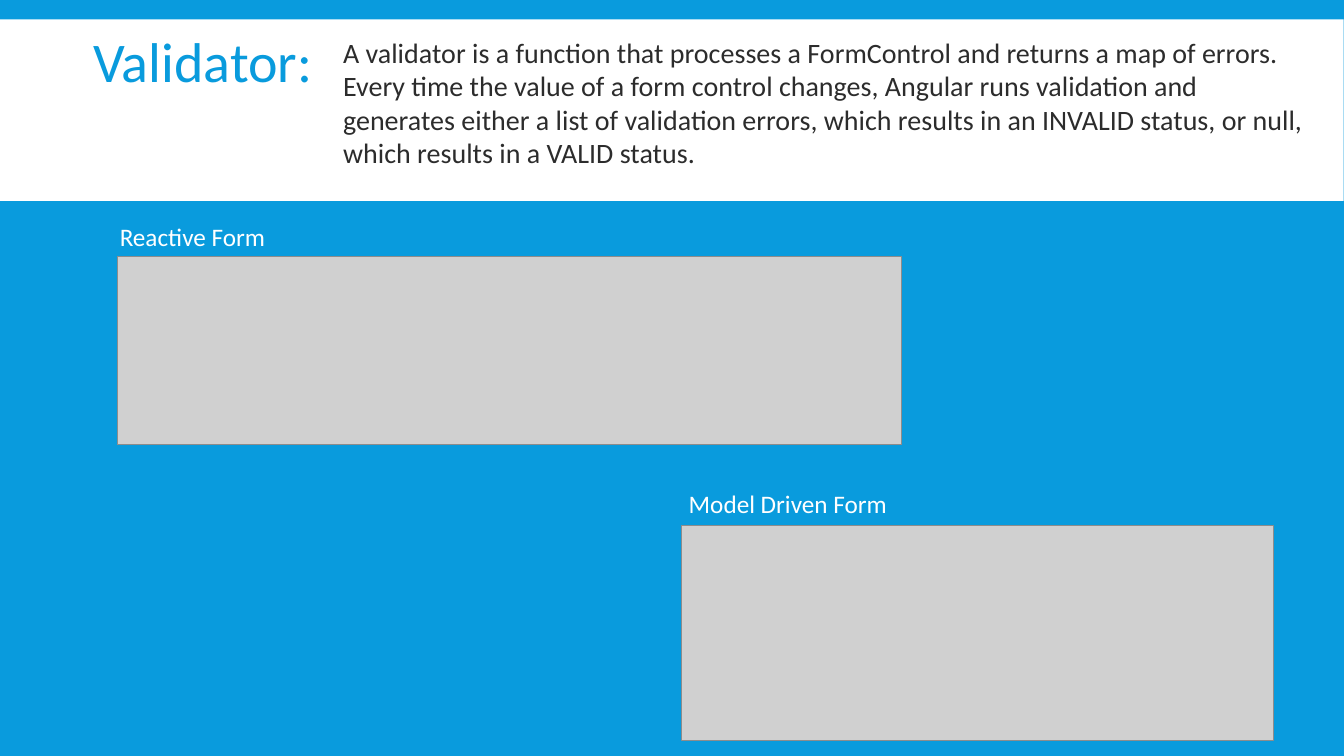
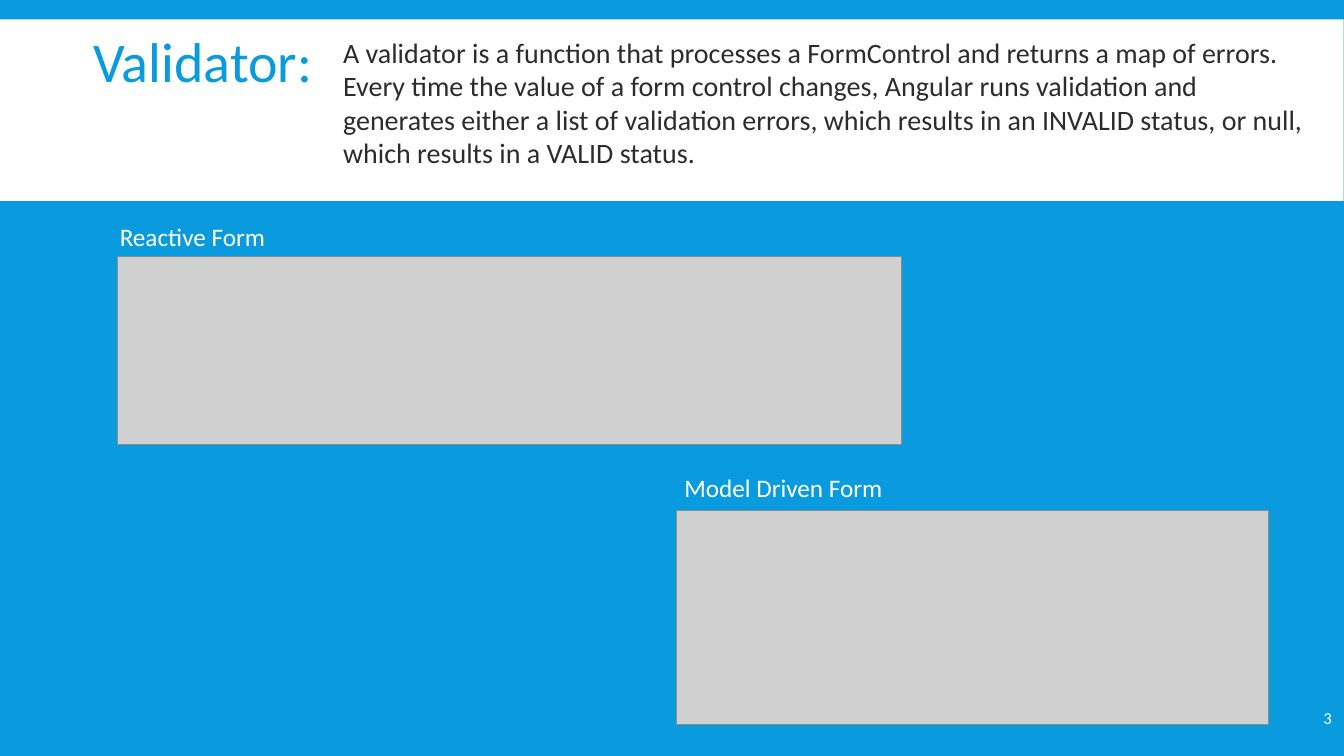
Before and after one commit to timmyktom/angular_validator_directive, a slide deck: slide 3 of Custom Validator & Directive.pptx (slide 4 before the commit). Drawn at 1344x756 pixels with LibreOffice and Linux fonts; fonts in the diff are those of the drawing; grey boxes stand for pictures. Boxes give left, top, right and bottom in pixels: in the first picture for what was removed or moved away, otherwise in the second. Text is boxed around its words. In the diff, an @@ line names an element or a change of style, - is before the commit and + after.

```diff
--- a/Custom Validator & Directive.pptx
+++ b/Custom Validator & Directive.pptx
@@ text "Model Driven Form": place and size @@
-text "Model Driven Form" at bbox=[689, 495, 886, 513]
+text "Model Driven Form" at bbox=[684, 479, 882, 497]
@@ picture: place and size @@
-picture at bbox=[682, 526, 1274, 740]
+picture at bbox=[677, 510, 1269, 724]
@@ page number added at bbox=[1323, 713, 1331, 724], 12 pt, text #FFFFFF @@
+3
```
Also in this commit, not shown: 9 other slides changed, 3 slides added, 5 slides removed, 1 other file.
